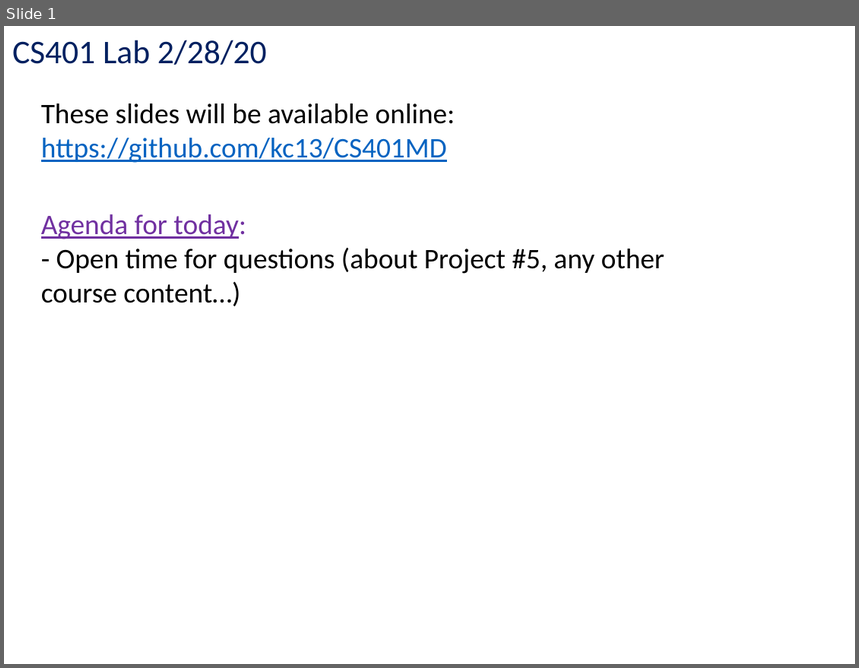
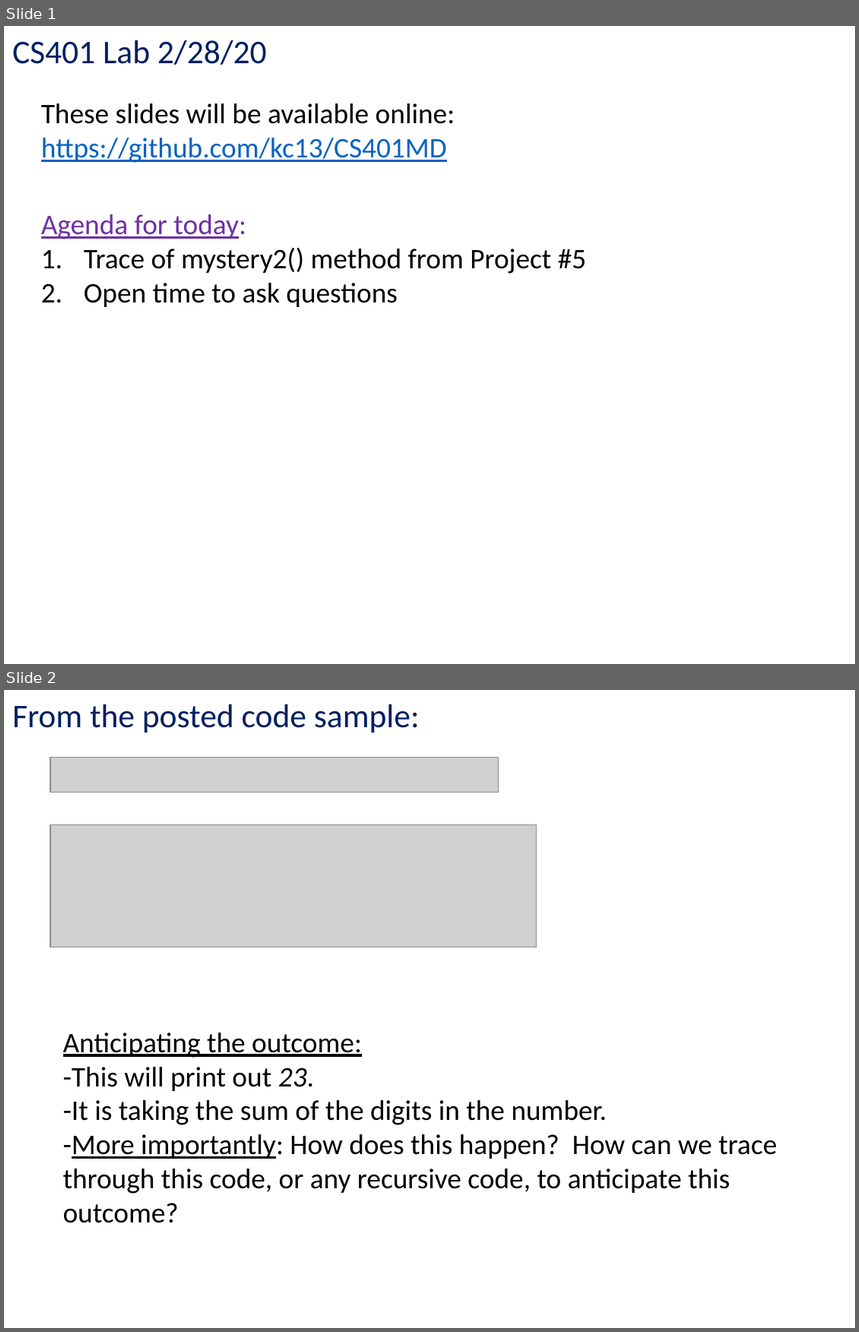
Before and after one commit to kc13/CS401MD, a slide deck: cs401_lab_2_28_20.pptx. Shown one above the other, each under a label of ours: slide 1 before the commit, slides 1 and 2 after it. The pictures are 859x668 and 859x1332 pixels, drawn with LibreOffice and Linux fonts; fonts in the diff are those of the drawing; grey boxes stand for pictures. Boxes give left, top, right and bottom in pixels: in the first picture for what was removed or moved away, otherwise in the second. Text is boxed around its words. In the diff, an @@ line names an element or a change of style, - is before the commit and + after.

Commit message:
Lab 2/28 : walk through of 2nd recursive function

```diff
--- a/cs401_lab_2_28_20.pptx
+++ b/cs401_lab_2_28_20.pptx
@@ slide 2 added at bbox=[4, 690, 855, 1328], background #FFFFFF @@
@@ text added at bbox=[12, 704, 420, 733], 28 pt, text #002060 @@
+From the posted code sample:
@@ picture added at bbox=[51, 757, 499, 792] @@
@@ picture added at bbox=[51, 825, 537, 947] @@
@@ text added at bbox=[63, 1033, 777, 1224], 24 pt, text #000000 @@
+Anticipating the outcome:
+-This will print out 23.
+-It is taking the sum of the digits in the number.
+-More importantly: How does this happen? How can we trace through this code, or any recursive code, to anticipate this outcome?
@@ slide 1 changed as well @@
@@ text at bbox=[84, 248, 586, 307]: text changed @@
-  - Open time for questions (about Project #5, any other course content…)
+  1. Trace of mystery2() method from Project #5
+  2. Open time to ask questions
```
Also in this commit, not shown: 3 other slides added.
